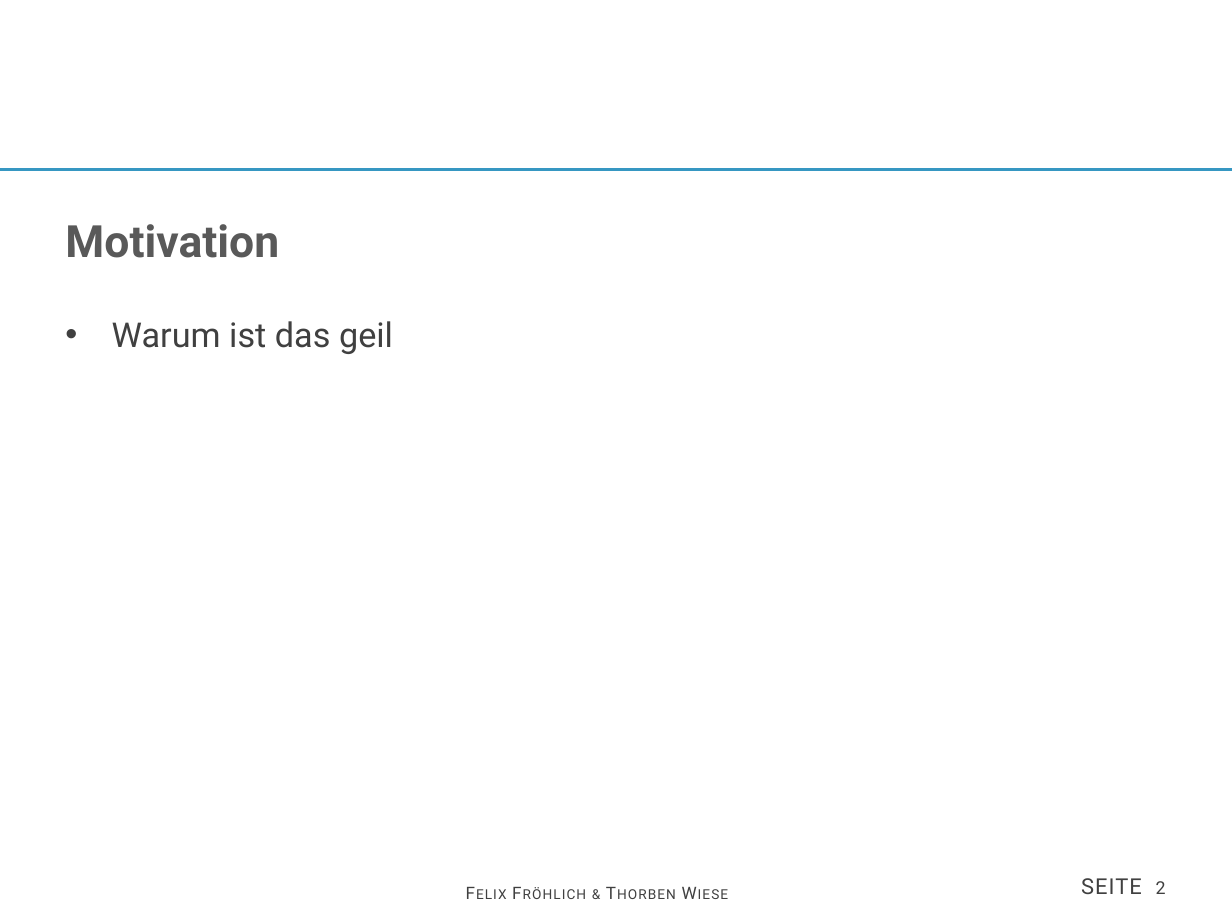
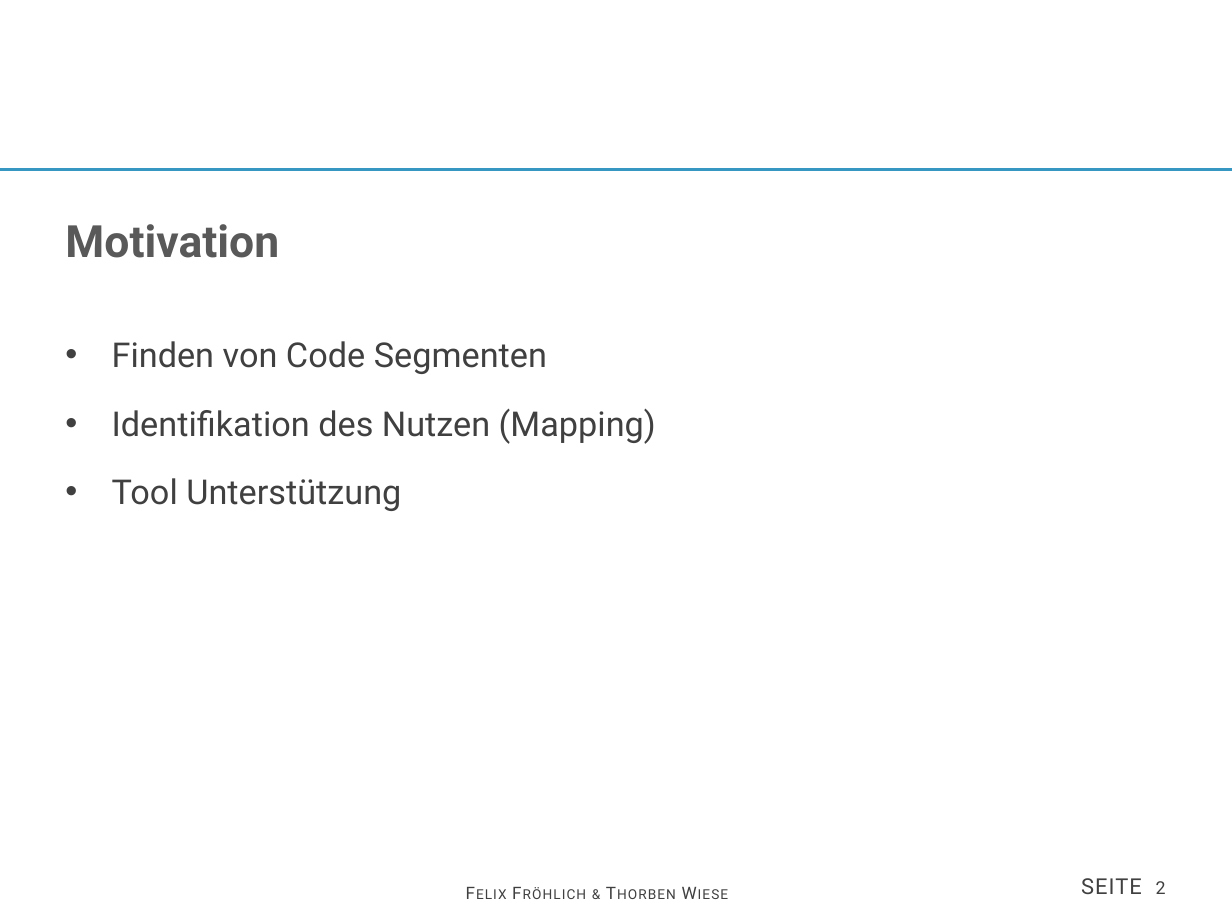
Before and after one commit to thorbenwiese/SRE, a slide deck: slide 2 of vortrag.pptx. Drawn at 1232x924 pixels with LibreOffice and Linux fonts; fonts in the diff are those of the drawing; background and template pictures are left out. Boxes give left, top, right and bottom in pixels: in the first picture for what was removed or moved away, otherwise in the second. Text is boxed around its words. In the diff, an @@ line names an element or a change of style, - is before the commit and + after.

```diff
--- a/vortrag.pptx
+++ b/vortrag.pptx
@@ text at bbox=[112, 341, 656, 511]: text changed @@
-• Warum ist das geil
+• Finden von Code Segmenten
+• Identifikation des Nutzen (Mapping)
+• Tool Unterstützung
```
Also in this commit, not shown: 2 other slides changed, 4 slides added, 3 slides removed, 2 other files.
